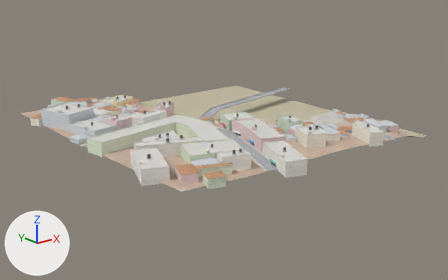
What one commit did to the glTF model city/hi/t_-3_6.glb.
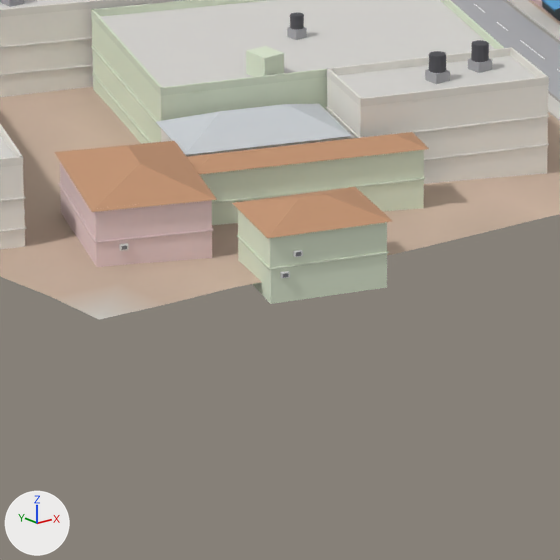
The first picture shows the older version from a 50 mm camera at (-966.0, 1247.0, 154.0) aimed at (-642.0, 1652.0, -8.0). The close-ups show the older and then the newer version on the part from 37% to 56% of the width and 51% to 82% of the height of that picture. Only the edits that show in the close-ups are written down. Every picture has the same lights, and +X, +Y and +Z are marked at lower left. Vertices at exactly the same position are counted once.

Script lines for the objects in view, before the commit:
```python
me_buildings_col = bpy.data.meshes.new('Buildings-col')
me_buildings_col.from_pydata(...)  # 1288 vertices, 1498 faces; spans x -778.0..-516.0, y 1517.0..1805.0, z 1.0..22.0
# faces by material slot: [816, 682]
me_buildings_col.materials.append(mat_wall)
me_buildings_col.materials.append(mat_roof)
me_details = bpy.data.meshes.new('Details')
me_details.from_pydata(...)  # 4864 vertices, 7888 faces; spans x -778.0..-517.0, y 1517.0..1804.0, z 4.0..25.0
me_details.materials.append(mat_props)
me_roads_col = bpy.data.meshes.new('Roads-col')
me_roads_col.from_pydata(...)  # 849 vertices, 800 faces; spans x -771.0..-509.0, y 1533.0..1791.0, z 4.0..11.0
# faces by material slot: [242, 414, 144]
me_roads_col.materials.append(mat_road)
me_roads_col.materials.append(mat_paint)
me_roads_col.materials.append(mat_rail)
ob_buildings_col = bpy.data.objects.new('Buildings-col', me_buildings_col)
ob_buildings_col.location = (0.0, 0.0, 0.0)
ob_details = bpy.data.objects.new('Details', me_details)
ob_details.location = (0.0, 0.0, 0.0)
ob_roads_col = bpy.data.objects.new('Roads-col', me_roads_col)
ob_roads_col.location = (0.0, 0.0, 0.0)
# also in view: 'Sidewalks-col' at (-662.0, 1664.0, 7.0); 'Terrain-col' at (-640.0, 1664.0, 6.0)
```
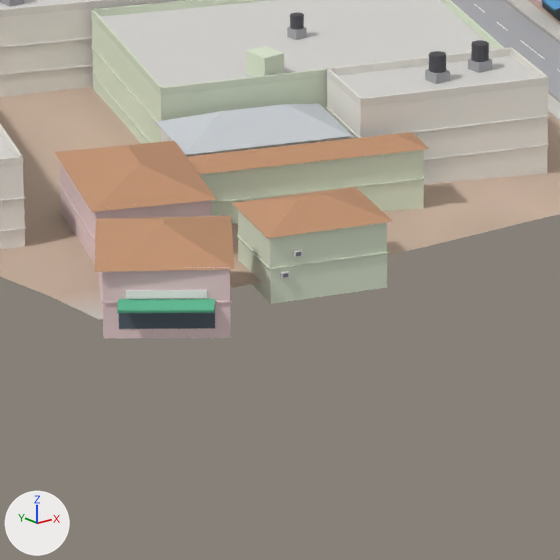
Edits to the scene script, one JSON object a line:
```json
{"block": "me_buildings_col", "where": "# used by ob_buildings_col; location = (0.0, 0.0, 0.0)"}
{"op": "remove", "block": "me_buildings_col", "code": "me_buildings_col.from_pydata(...)  # 1288 vertices, 1498 faces; spans x -778.0..-516.0, y 1517.0..1805.0, z 1.0..22.0"}
{"op": "add", "block": "me_buildings_col", "code": "me_buildings_col.from_pydata(...)  # 1302 vertices, 1514 faces; spans x -778.0..-516.0, y 1517.0..1805.0, z 1.0..22.0"}
{"block": "me_buildings_col", "change": "me_buildings_col part 1: the loose piece of 8 vertices spanning x -750.0..-735.0, y 1530.0..1543.0, z 10.0..17.0 is copied, and the copy is turned 72.9 degrees about the z axis through its middle and scaled by 1.14, then moved by (-18.0, 0.0, 1.0); it spans x -769.0..-751.0, y 1527.0..1545.0, z 11.0..18.0"}
{"block": "me_buildings_col", "change": "me_buildings_col part 2: the loose piece of 6 vertices spanning x -750.0..-735.0, y 1529.0..1543.0, z 17.0..19.0 is copied, and the copy is turned 72.3 degrees about the z axis through its middle and scaled by 1.15, then moved by (-18.0, 0.0, 1.0); it spans x -770.0..-751.0, y 1527.0..1546.0, z 18.0..20.0"}
{"block": "me_buildings_col", "change": "other edits to the shape of me_buildings_col do not show in these pictures"}
{"block": "me_details", "where": "# used by ob_details; location = (0.0, 0.0, 0.0)"}
{"op": "remove", "block": "me_details", "code": "me_details.from_pydata(...)  # 4864 vertices, 7888 faces; spans x -778.0..-517.0, y 1517.0..1804.0, z 4.0..25.0"}
{"op": "add", "block": "me_details", "code": "me_details.from_pydata(...)  # 4932 vertices, 7998 faces; spans x -778.0..-517.0, y 1517.0..1804.0, z 4.0..25.0"}
{"block": "me_details", "change": "me_details part 3: the loose piece of 24 vertices spanning x -750.0..-735.0, y 1530.0..1543.0, z 14.0 is copied, and the copy is turned 72.9 degrees about the z axis through its middle and scaled by 1.16, then moved by (-18.0, 0.0, 1.0); it spans x -769.0..-751.0, y 1527.0..1545.0, z 15.0"}
{"block": "me_details", "change": "me_details part 4: the loose piece of 8 vertices spanning x -749.0..-748.0, y 1533.0, z 13.0 is copied, and the copy is scaled about its middle by (13.3, 32.4, 6.41), then moved by (-16.0, -2.0, 0.0); it spans x -768.0..-760.0, y 1528.0..1533.0, z 12.0..15.0"}
{"block": "me_details", "change": "me_details part 5: the loose piece of 8 vertices spanning x -747.0, y 1532.0..1533.0, z 15.0 is copied, and the copy is scaled about its middle by (13.3, 32.3, 0.641), then moved by (-18.0, -3.0, 0.0); it spans x -769.0..-761.0, y 1527.0..1532.0, z 15.0"}
{"block": "me_details", "change": "me_details part 6: the loose piece of 8 vertices spanning x -747.0, y 1532.0..1533.0, z 15.0 is copied, and the copy is scaled about its middle by (11.1, 27.2, 2.05), then moved by (-17.0, -2.0, 1.0); it spans x -767.0..-761.0, y 1528.0..1533.0, z 15.0..16.0"}
{"block": "me_details", "change": "me_details part 7: 4 vertices added at x -769.0..-760.0, y 1527.0..1533.0, z 15.0"}
{"block": "me_details", "change": "other edits to the shape of me_details do not show in these pictures"}
```

What differs and where, as boxes [x1, y1, x2, y2] in the close-ups (560 x 560 px):
```json
{"object": "Buildings-col", "change": "reshaped", "before": [0, 0, 560, 304], "after": [0, 0, 560, 338]}
{"object": "Details", "change": "reshaped", "before": [0, 0, 560, 279], "after": [0, 0, 560, 329]}
{"part": 1, "of": "me_buildings_col", "change": "added", "after": [98, 215, 231, 338]}
{"part": 2, "of": "me_buildings_col", "change": "added", "after": [95, 216, 235, 272], "on screen": "brown"}
{"part": 3, "of": "me_details", "change": "added", "after": [98, 272, 232, 304]}
{"part": 4, "of": "me_details", "change": "added", "after": [119, 307, 215, 329]}
{"part": 5, "of": "me_details", "change": "added", "after": [117, 310, 214, 313]}
{"part": 6, "of": "me_details", "change": "added", "after": [126, 290, 207, 299]}
{"part": 7, "of": "me_details", "change": "added", "after": [117, 299, 215, 310], "on screen": "green"}
```
